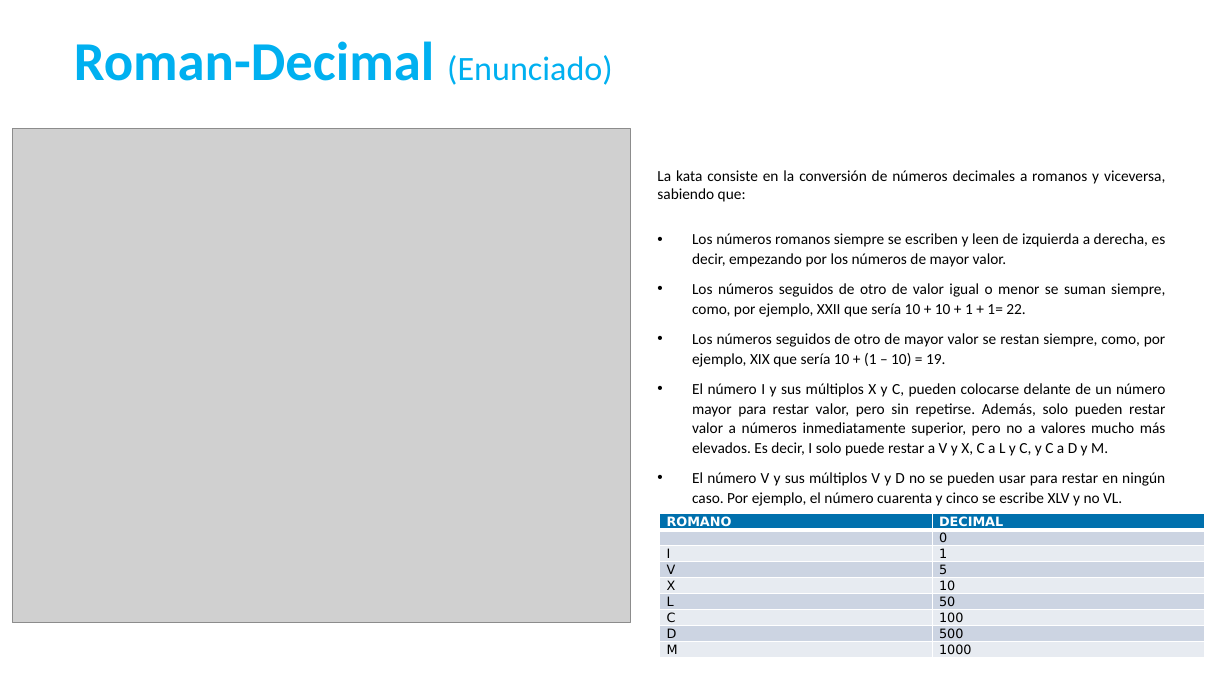
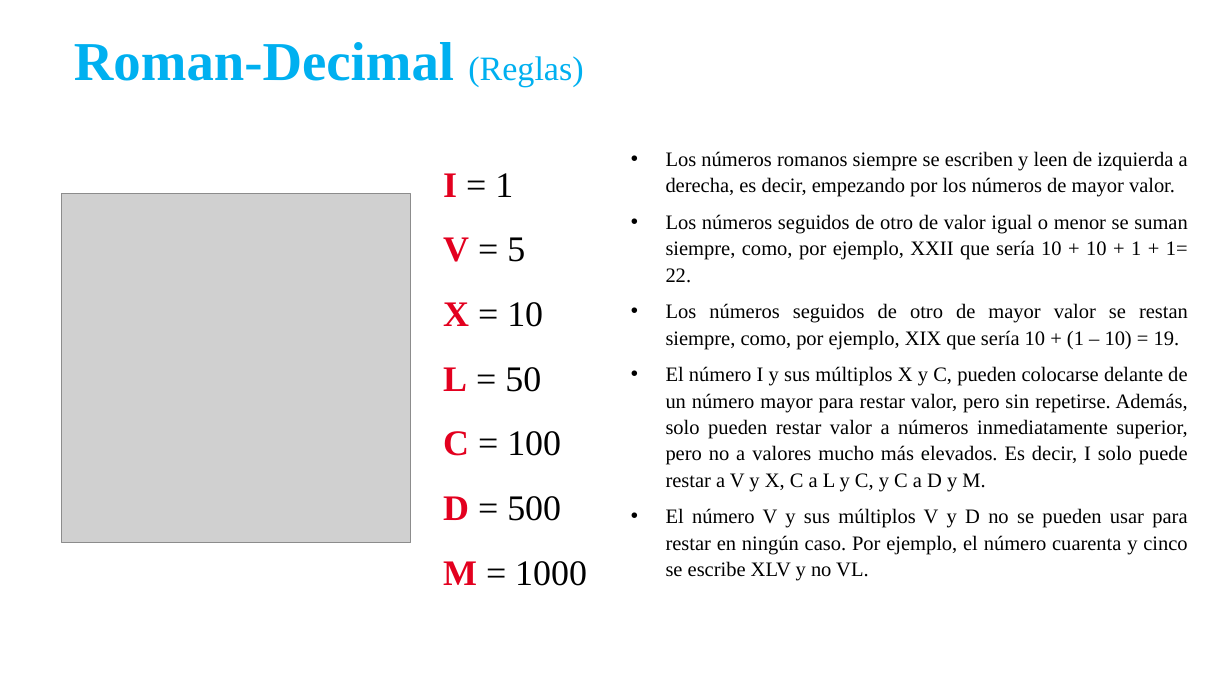
Before and after one commit to ccsw-csd/kata-roman-decimal, a slide deck: slide 9 of Kata Roman-Decimal.pptx (slide 7 before the commit). Drawn at 1232x693 pixels with LibreOffice and Linux fonts; fonts in the diff are those of the drawing; grey boxes stand for pictures. Boxes give left, top, right and bottom in pixels: in the first picture for what was removed or moved away, otherwise in the second. Text is boxed around its words. In the diff, an @@ line names an element or a change of style, - is before the commit and + after.

Commit message:
Update ppt

```diff
--- a/Kata Roman-Decimal.pptx
+++ b/Kata Roman-Decimal.pptx
@@ title at bbox=[74, 42, 584, 87]: text changed; font Calibri to Times New Roman @@
-Roman-Decimal (Enunciado)
+Roman-Decimal (Reglas)
@@ text "Los números romanos siempre se ...": place and size @@
-text "Los números romanos siempre se ..." at bbox=[657, 170, 1166, 506]
+text "Los números romanos siempre se ..." at bbox=[666, 151, 1188, 581]
@@ text "Los números romanos siempre se ..." at bbox=[666, 151, 1188, 581]: size 12 to 16 pt, font Calibri to Times New Roman @@
@@ picture removed at bbox=[12, 129, 630, 624] @@
@@ text added at bbox=[443, 173, 587, 586], 28 pt, text #000000 @@
+I = 1
+V = 5
+X = 10
+L = 50
+C = 100
+D = 500
+M = 1000
@@ text at bbox=[657, 170, 1165, 202]: paragraph removed @@
-La kata consiste en la conversión de números decimales a romanos y viceversa, sabiendo que:
@@ picture added at bbox=[62, 194, 411, 543] @@
@@ table removed at bbox=[660, 514, 1205, 658], 9 rows, 2 columns @@
-ROMANO | DECIMAL
- | 0
-I | 1
-V | 5
-X | 10
-L | 50
-C | 100
-D | 500
-M | 1000
```
Also in this commit, not shown: 2 other slides changed, 3 slides added, 1 slide removed.
